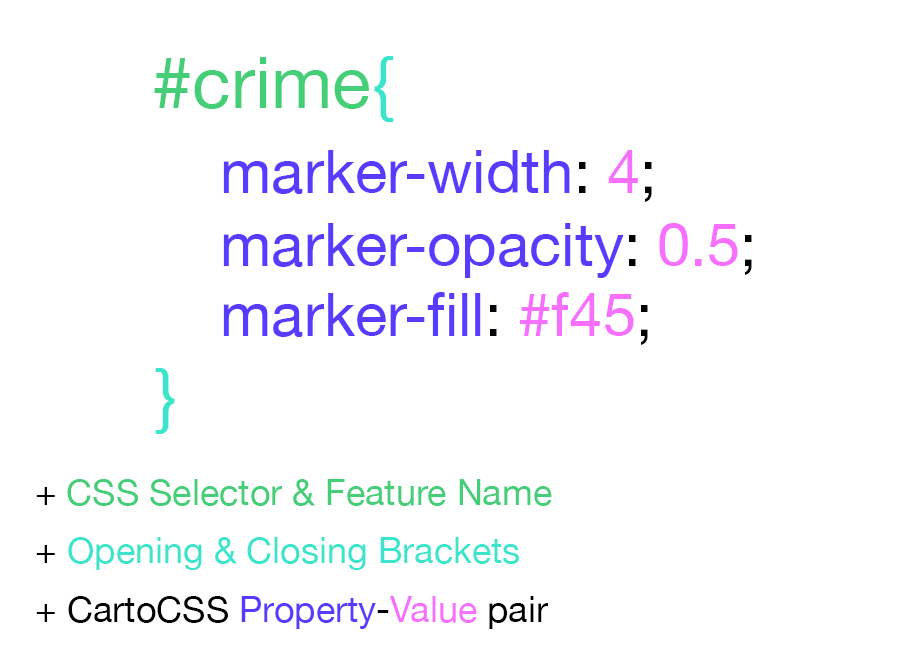
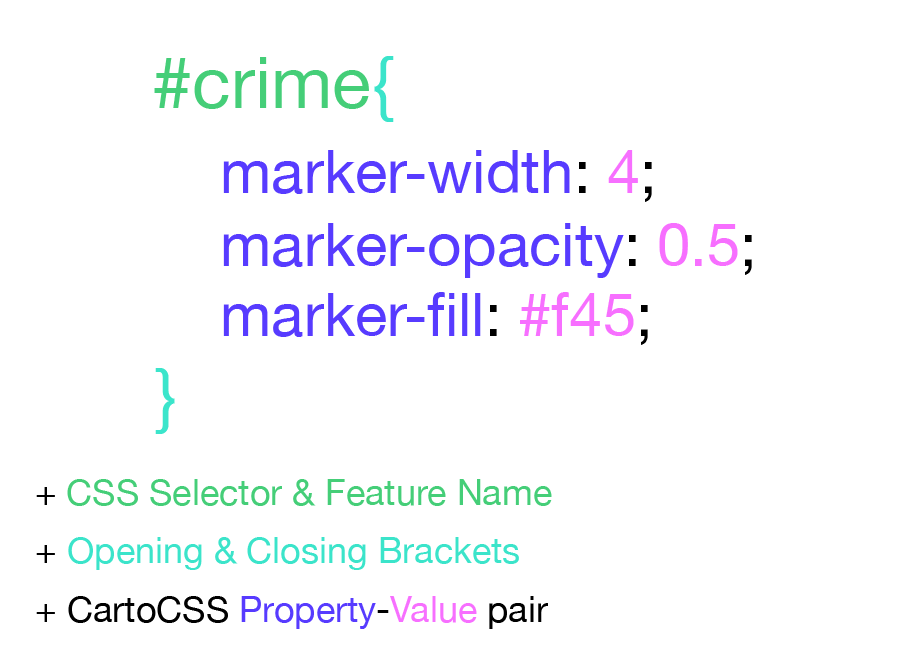
Revision of a layered 900 × 658 image; what changed, layer by layer:
renamed "Background" to "Layer 0", opacity 100% → 0% over [36, 56, 752, 629]
